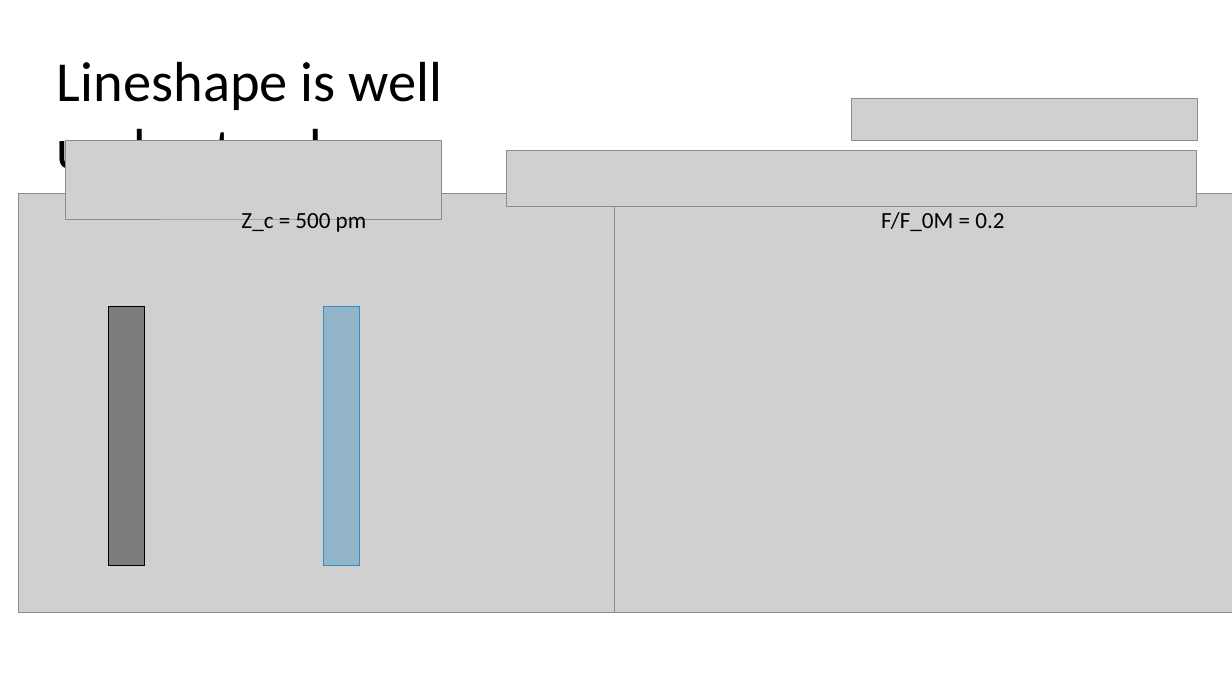
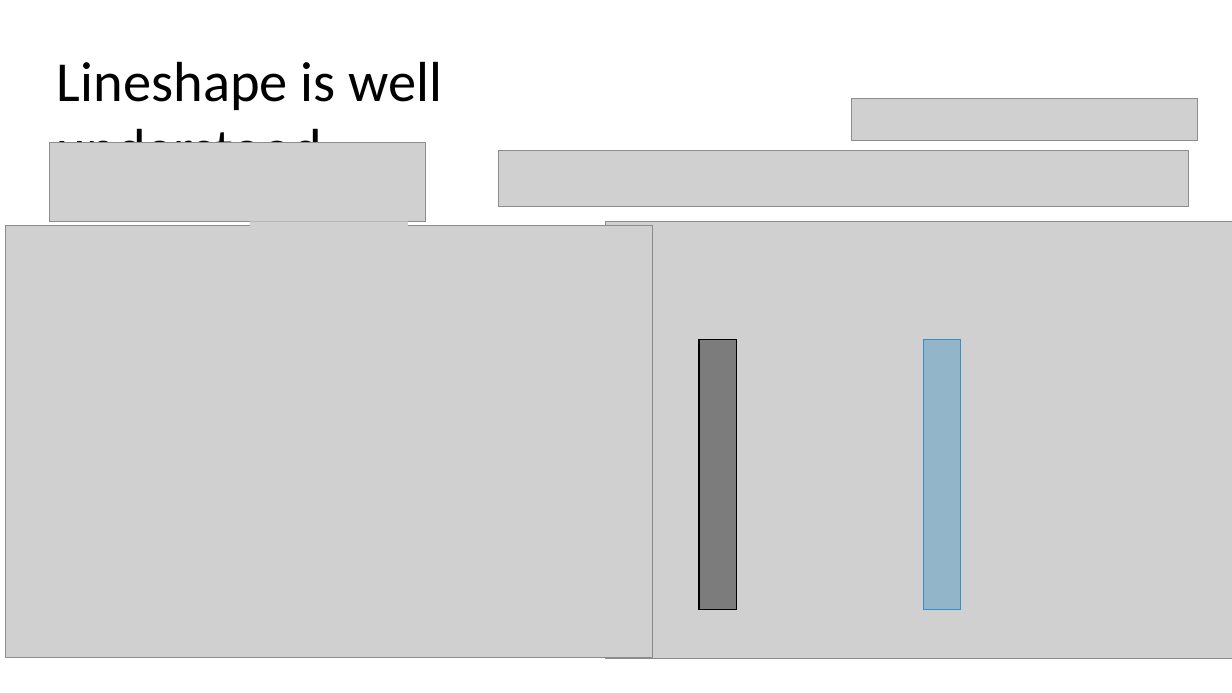
Before and after one commit to kgilmo/amplitude_sensing_paper, a slide deck: slide 5 of amplitude_sensing_penning.pptx. Drawn at 1232x693 pixels with LibreOffice and Linux fonts; fonts in the diff are those of the drawing; grey boxes stand for pictures. Boxes give left, top, right and bottom in pixels: in the first picture for what was removed or moved away, otherwise in the second. Text is boxed around its words. In the diff, an @@ line names an element or a change of style, - is before the commit and + after.

```diff
--- a/amplitude_sensing_penning.pptx
+++ b/amplitude_sensing_penning.pptx
@@ picture: place and size @@
-picture at [66, 140, 442, 219]
+picture at [49, 142, 425, 221]
@@ picture: place and size @@
-picture at [506, 151, 1197, 206]
+picture at [499, 151, 1189, 206]
@@ picture: place and size @@
-picture at [615, 193, 1232, 613]
+picture at [5, 226, 653, 657]
@@ text removed at [241, 213, 367, 232] @@
-Z_c = 500 pm
@@ picture added at [250, 222, 408, 261] @@
@@ picture: place and size @@
-picture at [18, 193, 648, 613]
+picture at [605, 222, 1232, 659]
@@ picture added at [857, 224, 1010, 262] @@
@@ text removed at [881, 212, 1004, 231] @@
-F/F_0M = 0.2
@@ rectangle: place and size @@
-rectangle at [108, 307, 144, 567]
+rectangle at [699, 339, 736, 610]
@@ rectangle: place and size @@
-rectangle at [323, 307, 360, 567]
+rectangle at [923, 339, 960, 610]
```
Also in this commit, not shown: 7 other slides changed, 3 slides added, 6 other files.
